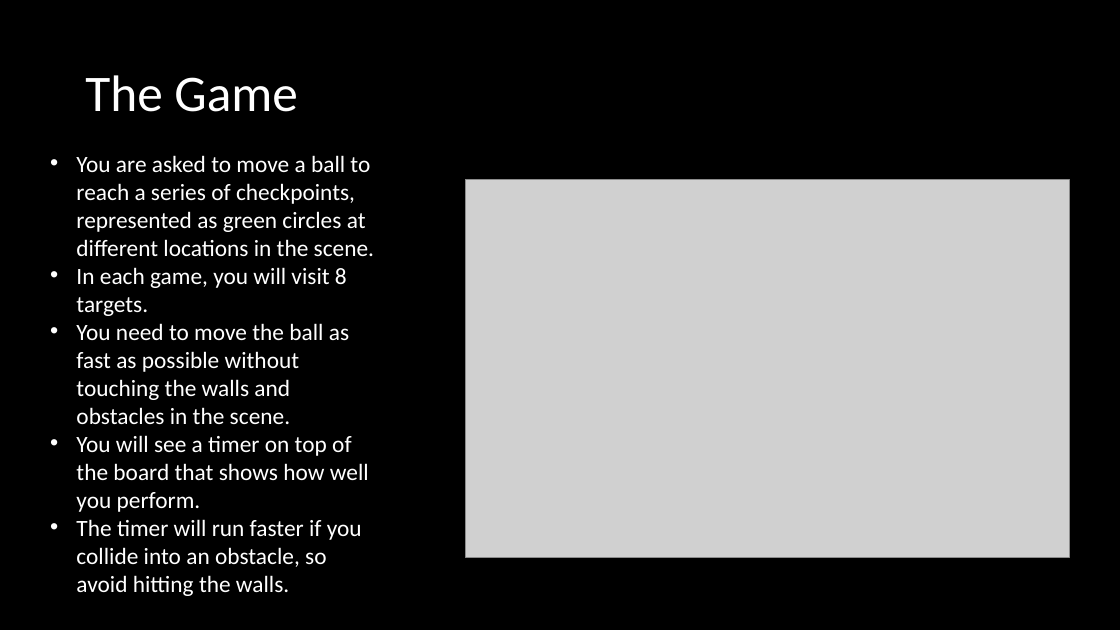
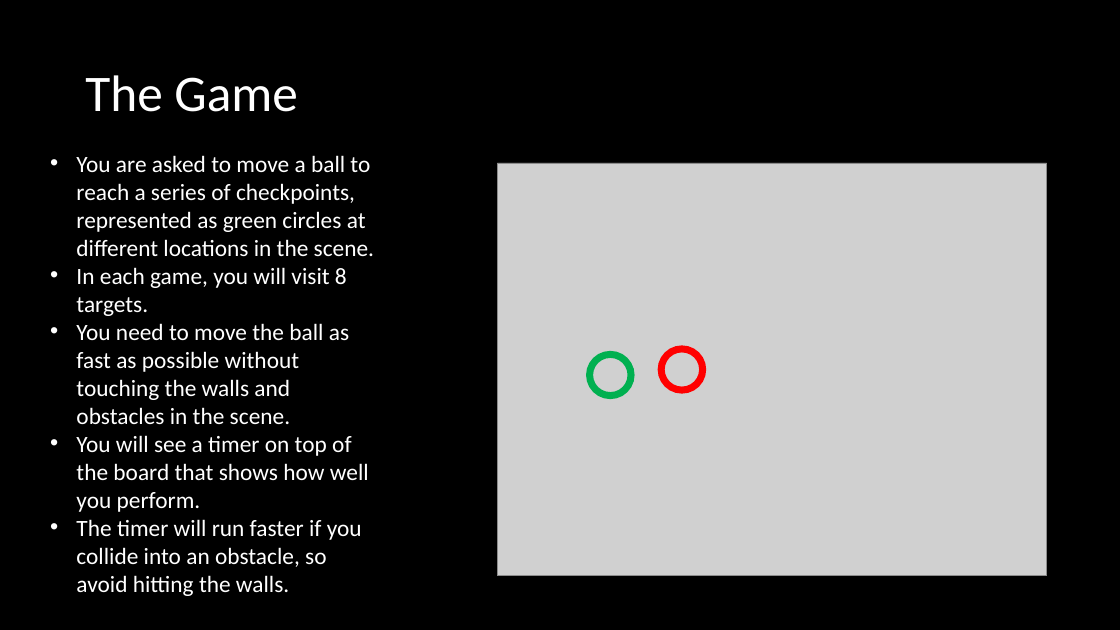
Before and after one commit to HCRLabRepo/HapticGamesTouchX, a slide deck: slide 2 of app/bin/win-x64/resources/Instructions.pptx. Drawn at 1120x630 pixels with LibreOffice and Linux fonts; fonts in the diff are those of the drawing; grey boxes stand for pictures. Boxes give left, top, right and bottom in pixels: in the first picture for what was removed or moved away, otherwise in the second. Text is boxed around its words. In the diff, an @@ line names an element or a change of style, - is before the commit and + after.

```diff
--- a/app/bin/win-x64/resources/Instructions.pptx
+++ b/app/bin/win-x64/resources/Instructions.pptx
@@ picture resized from (x1=465, y1=179, x2=1069, y2=558) to (x1=497, y1=163, x2=1047, y2=576) @@
@@ ellipse added at (x1=590, y1=355, x2=631, y2=396), outline #00B050 6 pt @@
@@ ellipse added at (x1=661, y1=349, x2=702, y2=390), outline #FF0000 6 pt @@
```
Also in this commit, not shown: 2 other slides changed, 4 other files.
